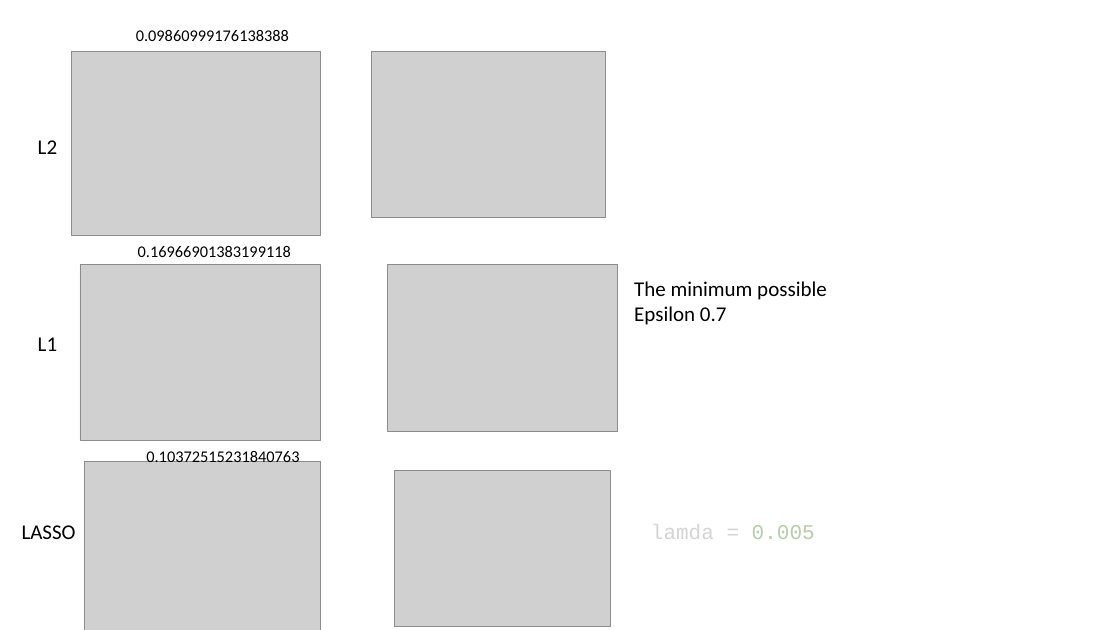
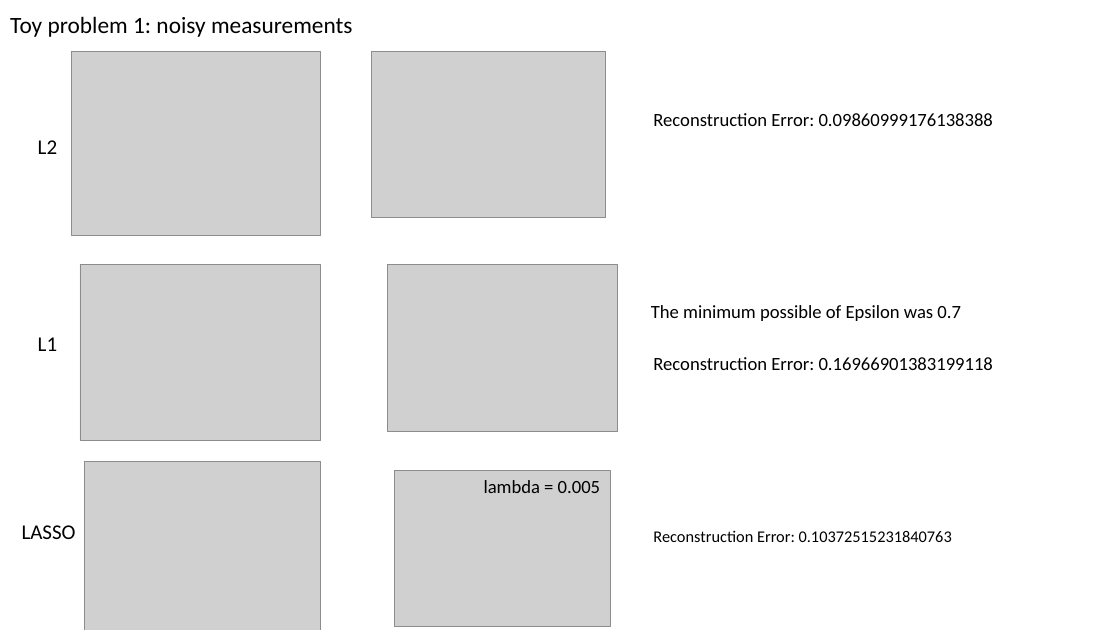
Before and after one commit to bbny-90/project_sparse_modeling_course_2020, a slide deck: slide 6 of preject.pptx (slide 2 before the commit). Drawn at 1120x630 pixels with LibreOffice and Linux fonts; fonts in the diff are those of the drawing; grey boxes stand for pictures. Boxes give left, top, right and bottom in pixels: in the first picture for what was removed or moved away, otherwise in the second. Text is boxed around its words. In the diff, an @@ line names an element or a change of style, - is before the commit and + after.

```diff
--- a/preject.pptx
+++ b/preject.pptx
@@ text added at [10, 16, 353, 37], 20 pt, text #000000 @@
+Toy problem 1: noisy measurements
@@ text at [653, 113, 993, 126]: text changed; size 14 to 16 pt @@
-0.09860999176138388
+Reconstruction Error: 0.09860999176138388
@@ text at [651, 305, 961, 321]: text changed; size 18 to 16 pt @@
-The minimum possible
-Epsilon 0.7
+The minimum possible of Epsilon was 0.7
@@ text at [653, 357, 993, 370]: text changed; size 14 to 16 pt @@
-0.16966901383199118
+Reconstruction Error: 0.16966901383199118
@@ text at [484, 480, 600, 493]: text changed; size 18 to 16 pt; font Courier New to Calibri; text colour #D4D4D4 to #000000 @@
-lamda = 0.005
+lambda = 0.005
@@ text at [653, 530, 952, 542]: text changed @@
-0.10372515231840763
+Reconstruction Error: 0.10372515231840763
```
Also in this commit, not shown: 1 other slide changed, 11 slides added, 4 slides removed, 12 other files.
